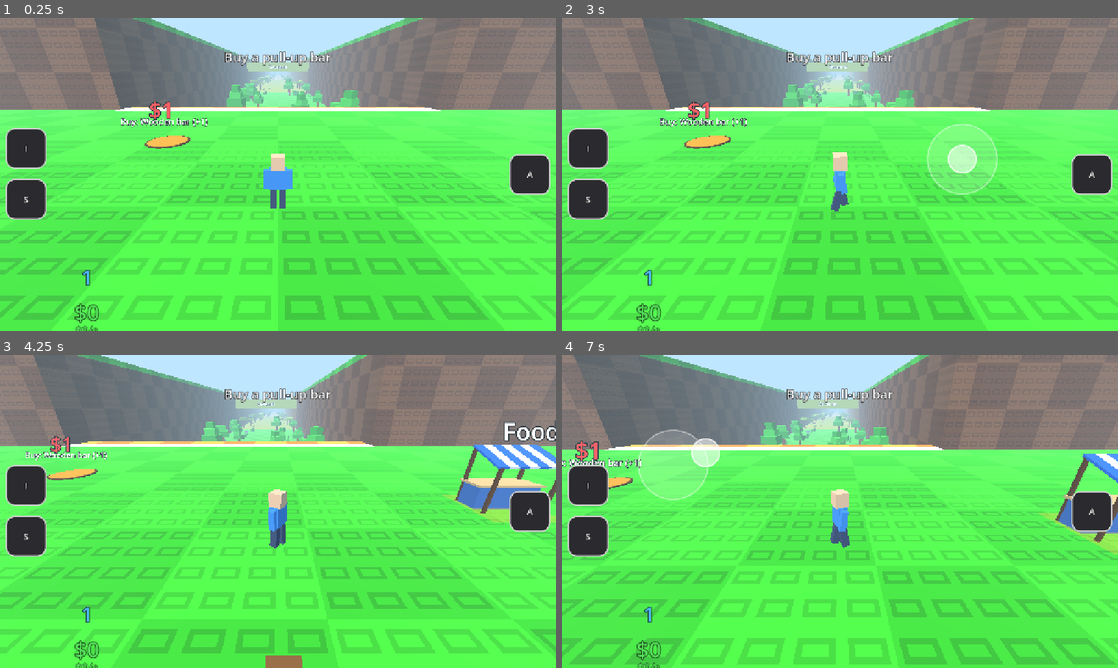
Above: before the commit, frames 1-4 (two rows, left to right).
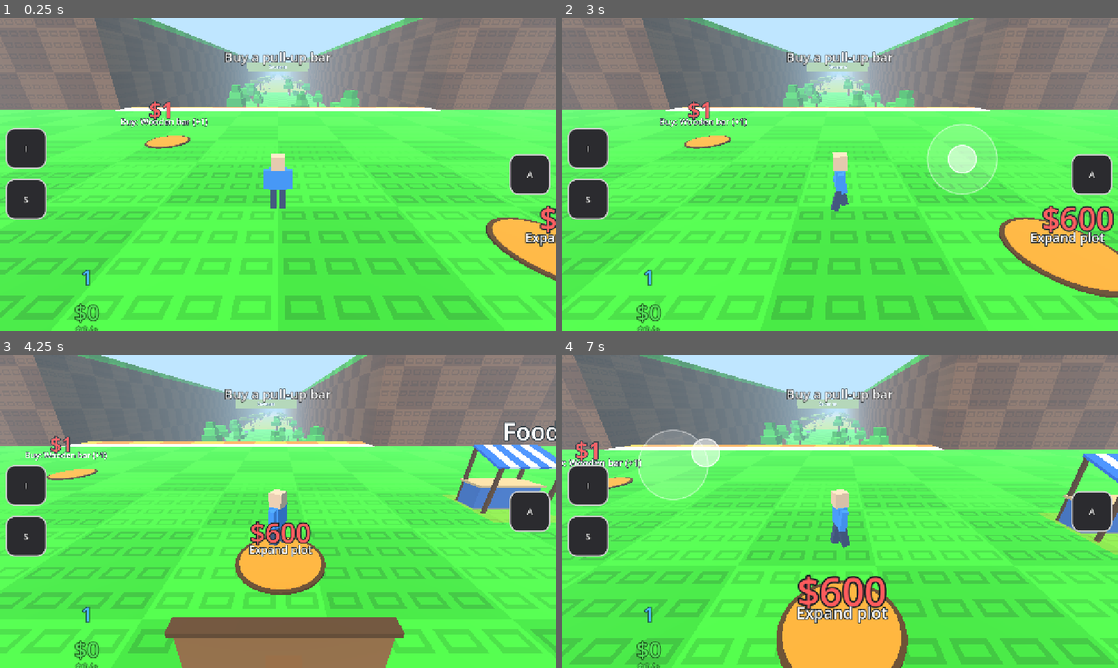
Above: after the commit, the same moments.

Repository: morrowelias9-create/feed-the-animals
Game: Godot game, scene res://scenes/main.tscn
Same seed, same stepped clock (60 frames per second), same inputs: the game is played once before the commit and once after it.
Inputs (mouse positions are in pixels of both pictures, inside the frame that each line leads up to):
- Up to frame 1 (0.25 s): no input
- Up to frame 2 (3 s): click "I" at 0.5 s; click "S" at 1.25 s; click "A" at 2 s; tap Enter at 2.75 s; move the mouse to (962, 158) at 2.77 s; hold D (move_right) from 2.78 s (still down); tap Space (action_main) at 2.85 s; click (962, 158) at 2.92 s
- Up to frame 3 (4.25 s): release D (move_right) at 3.5 s; drag from (166, 527) to (250, 574) at 3.52 s
- Up to frame 4 (7 s): move the mouse to (895, 442) at 4.27 s; hold D (move_right) 4.28-5 s; tap Space (action_main) at 4.35, 5.85 s; drag from (812, 574) to (673, 464) at 5.02 s; move the mouse to (1006, 558) at 5.77 s; hold A (move_left) 5.78-6.5 s; drag from (673, 464) to (756, 433) at 6.52 s

The runs differ from the first frame. In frame 1, 1.8% of the frame differs, in the area x 87-100%, y 60-84%; in frame 2, 4.2%; in frame 3, 9.0%, in the area x 29-73%, y 53-100%; in frame 4, 5.9%.

Commit message:
T16: расширение участка

Diff:
--- a/autoload/game.gd
+++ b/autoload/game.gd
@@ -539,6 +539,9 @@
 ## Покупает следующее расширение участка.
 func buy_slots() -> bool:
 	var level: int = _i("slots_level")
+	# T16: фактический максимум загона — 16 мест, даже если в таблице цен есть будущие уровни.
+	if total_slots() + UpgradeData.SLOTS_PER_LEVEL > WorldLayout.SLOT_COUNT:
+		return false
 	if level >= UpgradeData.SLOT_PRICES.size():
 		return false
 	if not _take(UpgradeData.SLOT_PRICES[level]):
--- a/autoload/loc.gd
+++ b/autoload/loc.gd
@@ -155,6 +155,11 @@
 	"food_selected_toast": {"ru": "Выбрано: %s", "en": "Selected: %s"},
 	"food_no_money": {"ru": "Не хватает денег", "en": "Not enough money"},
 
+	# Табличка расширения участка (T16)
+	"expand_capacity": {"ru": "%d > %d", "en": "%d > %d", "tr": "%d > %d"},
+	"expand_max": {"ru": "МАКС", "en": "MAX", "tr": "MAKS"},
+	"expand_pad_caption": {"ru": "Расширить участок", "en": "Expand plot", "tr": "Alanı genişlet"},
+
 	# Мутации размера
 	"size_1": {"ru": "Крупный", "en": "Big"},
 	"size_2": {"ru": "Большой", "en": "Large"},
--- a/scenes/main.gd
+++ b/scenes/main.gd
@@ -20,6 +20,7 @@
 var _food_tent: FoodTent
 var _bar_controller: BarController
 var _buy_pad: BuyPad
+var _expand_sign: ExpandSign
 
 
 func _ready() -> void:
@@ -48,6 +49,10 @@
 	_player = Player.new()
 	_player.name = "Player"
 	world.add_child(_player)
+	_expand_sign = ExpandSign.new()
+	_expand_sign.name = "ExpandSign"
+	_expand_sign.player = _player
+	world.add_child(_expand_sign)
 	_camera_rig = CameraRig.new()
 	_camera_rig.name = "CameraRig"
 	world.add_child(_camera_rig)
@@ -91,7 +96,8 @@
 	_throw_controller.camera_rig = _camera_rig
 	_throw_controller.hud = _hud
 	_throw_controller._meter = _hud.throw_meter
-	_router.action_pressed.connect(_throw_controller.action_pressed)
+	_router.action_pressed.connect(_on_action_pressed)
+	_expand_sign.throw_controller = _throw_controller
 	# Загон игрока (T11): звери в местах, замки на закрытых, «+$N» над зверями.
 	_slot_manager = SlotManager.new()
 	_slot_manager.name = "SlotManager"
@@ -113,6 +119,7 @@
 	_carry_controller.router = _router
 	_carry_controller.throw_controller = _throw_controller
 	_world.add_child(_carry_controller)
+	_expand_sign.carry_controller = _carry_controller
 	_throw_controller.carry_controller = _carry_controller
 	_throw_controller.reveal_completed.connect(_carry_controller.on_reveal_finished)
 
@@ -190,6 +197,13 @@
 	_world.add_child(_buy_pad)
 
 
+# Сначала проверяем действие у таблички; иначе передаём его обычному броску.
+func _on_action_pressed() -> void:
+	if _expand_sign != null and _expand_sign.try_activate():
+		return
+	_throw_controller.action_pressed()
+
+
 # Кнопка «Животные»: не во время броска, не с зверем в руках и не поверх другого окна.
 func _on_animals_pressed() -> void:
 	if _throw_controller.is_busy() or _carry_controller.is_carrying() or _sell_window.is_open() or _food_window.is_open():
--- /dev/null
+++ b/scripts/world/expand_sign.gd
@@ -0,0 +1,319 @@
+class_name ExpandSign
+extends Node3D
+## Табличка расширения участка (T16). Стоит на передней ограде своего загона,
+## лицевой стороной во двор (-Z), поэтому текст читается с камеры перед табличкой.
+## Игрок входит в зону 3x3 м перед табличкой или нажимает действие, стоя в зоне.
+
+const BOARD_SIZE: Vector3 = Vector3(2.4, 0.95, 0.14)
+const BOARD_CENTER_Y: float = 1.5
+const BOARD_Z: float = -0.28          # чуть впереди столбика ограды (25.8), чтобы не утопить доску
+const TRIM_SIZE: Vector3 = Vector3(2.52, 0.07, 0.2)
+const PRICE_PLATE_SIZE: Vector3 = Vector3(1.9, 0.4, 0.12)
+const PRICE_PLATE_Y: float = 0.82     # сразу под доской
+const TEXT_Z: float = -0.37           # перед лицевой гранью доски
+const PLATE_TEXT_Z: float = -0.36
+
+const POP_TIME: float = 0.48
+const SHAKE_TIME: float = 0.28
+const SHAKE_AMOUNT: float = 0.08
+const PAD_DISK_H: float = 0.06
+const PAD_RIM_EXTRA: float = 0.12
+
+const WOOD_DARK := Color("#654326")
+const WOOD := Color("#9A683B")
+const DARK_PLATE := Color("#292522")
+const PAW_COLOR := Color("#F2C14E")
+const PRICE_OK := Color("#65E36B")
+const PRICE_BAD := Color("#FF5555")
+const PAD_DISK := Color("#FF9A1F")
+const PAD_RIM := Color("#5E3A10")
+
+var player: Player
+var throw_controller: Node
+var carry_controller: Node
+
+var _board: Node3D
+var _numbers: Label3D
+var _price: Label3D
+var _price_plate: MeshInstance3D
+var _price_arrow: MeshInstance3D
+var _price_arrow_mat: StandardMaterial3D
+var _pad: Node3D
+var _pad_price: Label3D
+var _pad_caption: Label3D
+var _was_inside: bool = false
+var _pop_tween: Tween
+var _shake_tween: Tween
+var _pad_shake_tween: Tween
+
+
+func _ready() -> void:
+	position = WorldLayout.sign_position()
+	_build_sign()
+	_build_pad()
+	Game.money_changed.connect(_on_money_changed)
+	Game.slots_changed.connect(_on_slots_changed)
+	Loc.language_changed.connect(_update_text)
+	_update_text()
+
+
+func _process(_delta: float) -> void:
+	if player == null:
+		return
+	var inside := _in_zone()
+	if inside and not _was_inside:
+		_try_buy()
+	_was_inside = inside
+
+
+## true означает, что действие использовано табличкой и не должно запускать бросок.
+func try_activate() -> bool:
+	if player == null or not _in_zone():
+		return false
+	_try_buy()
+	return true
+
+
+func _in_zone() -> bool:
+	var pad: Vector3 = WorldLayout.sign_pad_position()
+	var dx: float = player.global_position.x - pad.x
+	var dz: float = player.global_position.z - pad.z
+	return Vector2(dx, dz).length() <= WorldLayout.SIGN_PAD_RADIUS
+
+
+func _can_buy() -> bool:
+	if throw_controller != null and throw_controller.is_busy():
+		return false
+	if carry_controller != null and carry_controller.is_carrying():
+		return false
+	return player == null or player.enabled
+
+
+func _try_buy() -> void:
+	if _at_max():
+		return
+	if not _can_buy():
+		return
+	if not Game.buy_slots():
+		_shake()
+
+
+func _at_max() -> bool:
+	return Game.total_slots() >= WorldLayout.SLOT_COUNT \
+			or Game.slots_level() >= UpgradeData.SLOT_PRICES.size()
+
+
+func _build_sign() -> void:
+	_board = Node3D.new()
+	_board.name = "Board"
+	add_child(_board)
+
+	_add_box(_board, Vector3(0.0, BOARD_CENTER_Y, BOARD_Z), BOARD_SIZE, WOOD, "WoodBoard")
+	_add_box(_board, Vector3(0.0, BOARD_CENTER_Y + BOARD_SIZE.y / 2.0, BOARD_Z), TRIM_SIZE, WOOD_DARK, "TopTrim")
+	_add_box(_board, Vector3(0.0, BOARD_CENTER_Y - BOARD_SIZE.y / 2.0, BOARD_Z), TRIM_SIZE, WOOD_DARK, "BottomTrim")
+
+	# Тёмная плашка с ценой висит под доской.
+	_price_plate = _add_box(_board, Vector3(0.0, PRICE_PLATE_Y, BOARD_Z), PRICE_PLATE_SIZE, DARK_PLATE, "PricePlate")
+
+	_add_paw_shape()
+	_numbers = _make_label("CapacityLabel", -0.1, BOARD_CENTER_Y, 48)
+	_price = _make_label("PriceLabel", -0.12, PRICE_PLATE_Y, 38, PRICE_OK)
+	_price_arrow_mat = _material(PRICE_OK, true)
+	_price_arrow = _add_triangle(
+		Vector3(0.5, PRICE_PLATE_Y, PLATE_TEXT_Z + 0.01), Vector2(0.2, 0.16), "PriceArrow"
+	)
+
+
+# Видимая кнопка на полу в зоне таблички: оранжевый диск с ободком, как у турника (T15a).
+func _build_pad() -> void:
+	_pad = Node3D.new()
+	_pad.name = "BuyPad"
+	_pad.position = WorldLayout.sign_pad_position() - position
+	add_child(_pad)
+	_add_cylinder(_pad, "PadRim", WorldLayout.SIGN_PAD_RADIUS + PAD_RIM_EXTRA, PAD_DISK_H, 0.0, PAD_RIM)
+	_add_cylinder(_pad, "PadTop", WorldLayout.SIGN_PAD_RADIUS, PAD_DISK_H, 0.02, PAD_DISK)
+
+	_pad_price = _make_pad_label("PadPriceLabel", 74, 12, 1.0)
+	_pad_caption = _make_pad_label("PadCaptionLabel", 32, 7, 0.42)
+
+
+func _make_pad_label(node_name: String, font_size: int, outline: int, height: float) -> Label3D:
+	var label := Label3D.new()
+	label.name = node_name
+	label.pixel_size = 0.01
+	label.font_size = font_size
+	label.outline_size = outline
+	label.modulate = Color.WHITE
+	label.outline_modulate = Color.BLACK
+	label.billboard = BaseMaterial3D.BILLBOARD_ENABLED
+	label.position = _pad.position + Vector3(0.0, height, 0.0)
+	add_child(label)
+	return label
+
+
+func _add_cylinder(parent: Node3D, node_name: String, radius: float, height: float, lift: float, color: Color) -> void:
+	var mesh := CylinderMesh.new()
+	mesh.top_radius = radius
+	mesh.bottom_radius = radius
+	mesh.height = height
+	mesh.radial_segments = 32
+	mesh.rings = 1
+	var inst := MeshInstance3D.new()
+	inst.name = node_name
+	inst.mesh = mesh
+	inst.material_override = _material(color)
+	inst.position = Vector3(0.0, height / 2.0 + lift, 0.0)
+	inst.cast_shadow = GeometryInstance3D.SHADOW_CASTING_SETTING_OFF
+	parent.add_child(inst)
+
+
+func _add_paw_shape() -> void:
+	# Лапа-заглушка слева от цифр (с камеры со стороны двора местная +X это левый край).
+	_add_ellipsoid(Vector3(0.86, 1.44, TEXT_Z + 0.01), Vector3(0.115, 0.08, 0.025), PAW_COLOR, "PawPad")
+	var toe_x: Array[float] = [0.99, 0.905, 0.815, 0.73]
+	for i in 4:
+		var y: float = 1.58 + (0.02 if i == 1 or i == 2 else 0.0)
+		_add_ellipsoid(Vector3(toe_x[i], y, TEXT_Z + 0.01), Vector3(0.042, 0.058, 0.022), PAW_COLOR, "PawToe%d" % i)
+
+
+func _make_label(node_name: String, x: float, y: float, font_size: int, color: Color = Color.WHITE) -> Label3D:
+	var label := Label3D.new()
+	label.name = node_name
+	label.pixel_size = 0.01
+	label.font_size = font_size
+	label.outline_size = 10
+	label.modulate = color
+	label.outline_modulate = Color.BLACK
+	label.horizontal_alignment = HORIZONTAL_ALIGNMENT_CENTER
+	label.vertical_alignment = VERTICAL_ALIGNMENT_CENTER
+	label.double_sided = false       # с обратной стороны надписи не видно, зеркального текста нет
+	label.rotation.y = PI            # лицевая сторона Label3D (+Z) развёрнута во двор (-Z)
+	label.position = Vector3(x, y, TEXT_Z)
+	_board.add_child(label)
+	return label
+
+
+func _update_text() -> void:
+	if _numbers == null or _price == null:
+		return
+	if _at_max():
+		_numbers.text = Loc.t("expand_max")
+		_price.text = ""
+		_price_plate.visible = false
+		_price_arrow.visible = false
+		_pad.visible = false
+		_pad_price.visible = false
+		_pad_caption.visible = false
+		return
+	var current: int = Game.total_slots()
+	var next: int = current + UpgradeData.SLOTS_PER_LEVEL
+	var cost: float = UpgradeData.SLOT_PRICES[Game.slots_level()]
+	_numbers.text = Loc.t("expand_capacity") % [current, next]
+	_price.text = NumFmt.money(cost)
+	var color: Color = PRICE_OK if Game.money() >= cost else PRICE_BAD
+	_price.modulate = color
+	_price_arrow_mat.albedo_color = color
+	_price_plate.visible = true
+	_price_arrow.visible = true
+	_pad.visible = true
+	_pad_price.text = NumFmt.money(cost)
+	_pad_price.modulate = color
+	_pad_caption.text = Loc.t("expand_pad_caption")
+	_pad_price.visible = true
+	_pad_caption.visible = true
+
+
+func _on_money_changed(_value: float) -> void:
+	_update_text()
+
+
+func _on_slots_changed() -> void:
+	_update_text()
+	_pop()
+
+
+func _pop() -> void:
+	if _pop_tween != null and _pop_tween.is_valid():
+		_pop_tween.kill()
+	_board.scale = Vector3(0.86, 0.86, 0.86)
+	_pop_tween = create_tween()
+	_pop_tween.tween_property(_board, "scale", Vector3.ONE, POP_TIME).set_trans(Tween.TRANS_ELASTIC).set_ease(Tween.EASE_OUT)
+	if _pad != null:
+		_pad.scale = Vector3(0.3, 1.0, 0.3)
+		_pop_tween.parallel().tween_property(_pad, "scale", Vector3.ONE, POP_TIME).set_trans(Tween.TRANS_ELASTIC).set_ease(Tween.EASE_OUT)
+
+
+func _shake() -> void:
+	if _shake_tween != null and _shake_tween.is_valid():
+		_shake_tween.kill()
+	_board.position.x = 0.0
+	_shake_tween = create_tween()
+	for offset in [SHAKE_AMOUNT, -SHAKE_AMOUNT, SHAKE_AMOUNT * 0.55, -SHAKE_AMOUNT * 0.55, 0.0]:
+		_shake_tween.tween_property(_board, "position:x", float(offset), SHAKE_TIME / 5.0)
+	if _pad != null:
+		if _pad_shake_tween != null and _pad_shake_tween.is_valid():
+			_pad_shake_tween.kill()
+		_pad.position.x = 0.0
+		_pad_shake_tween = create_tween()
+		for offset in [SHAKE_AMOUNT * 2.0, -SHAKE_AMOUNT * 2.0, SHAKE_AMOUNT, 0.0]:
+			_pad_shake_tween.tween_property(_pad, "position:x", float(offset), SHAKE_TIME / 4.0)
+
+
+func _add_box(parent: Node3D, center: Vector3, size: Vector3, color: Color, node_name: String) -> MeshInstance3D:
+	var mesh := BoxMesh.new()
+	mesh.size = size
+	var inst := MeshInstance3D.new()
+	inst.name = node_name
+	inst.mesh = mesh
+	inst.material_override = _material(color)
+	inst.position = center
+	inst.cast_shadow = GeometryInstance3D.SHADOW_CASTING_SETTING_OFF
+	parent.add_child(inst)
+	return inst
+
+
+func _add_ellipsoid(center: Vector3, scale_value: Vector3, color: Color, node_name: String) -> void:
+	var mesh := SphereMesh.new()
+	mesh.radius = 0.5
+	mesh.height = 1.0
+	var inst := MeshInstance3D.new()
+	inst.name = node_name
+	inst.mesh = mesh
+	inst.scale = scale_value * 2.0
+	inst.position = center
+	inst.material_override = _material(color)
+	inst.cast_shadow = GeometryInstance3D.SHADOW_CASTING_SETTING_OFF
+	_board.add_child(inst)
+
+
+# Плоский треугольник-стрелка вверх для плашки цены (без шрифтовых символов).
+func _add_triangle(center: Vector3, size: Vector2, node_name: String) -> MeshInstance3D:
+	var hw: float = size.x * 0.5
+	var hh: float = size.y * 0.5
+	var arrays: Array = []
+	arrays.resize(Mesh.ARRAY_MAX)
+	arrays[Mesh.ARRAY_VERTEX] = PackedVector3Array([
+		Vector3(-hw, -hh, 0.0), Vector3(hw, -hh, 0.0), Vector3(0.0, hh, 0.0)
+	])
+	arrays[Mesh.ARRAY_NORMAL] = PackedVector3Array([
+		Vector3(0.0, 0.0, -1.0), Vector3(0.0, 0.0, -1.0), Vector3(0.0, 0.0, -1.0)
+	])
+	var mesh := ArrayMesh.new()
+	mesh.add_surface_from_arrays(Mesh.PRIMITIVE_TRIANGLES, arrays)
+	var inst := MeshInstance3D.new()
+	inst.name = node_name
+	inst.mesh = mesh
+	inst.material_override = _price_arrow_mat
+	inst.position = center
+	inst.cast_shadow = GeometryInstance3D.SHADOW_CASTING_SETTING_OFF
+	_board.add_child(inst)
+	return inst
+
+
+func _material(color: Color, double_side: bool = false) -> StandardMaterial3D:
+	var mat := StandardMaterial3D.new()
+	mat.albedo_color = color
+	mat.roughness = 0.85
+	if double_side:
+		mat.cull_mode = BaseMaterial3D.CULL_DISABLED
+	return mat
--- a/scripts/world/world_layout.gd
+++ b/scripts/world/world_layout.gd
@@ -54,9 +54,12 @@
 const PEN_WALK_MARGIN: float = 0.5       # отступ от ограды при ходьбе
 const PEN_INNER_MARGIN: float = 0.6      # отступ от боковых и задней оград внутри загона
 
-# Табличка расширения (перед загоном)
+# Табличка расширения (на передней ограде своего загона, справа от проёма)
 const SIGN_X: float = 7.0
-const SIGN_Z: float = 18.0
+const SIGN_Z: float = PLOT_Z_FRONT
+const SIGN_ZONE_SIZE: float = 3.0
+const SIGN_PAD_RADIUS: float = 1.2
+const SIGN_PAD_DISTANCE: float = 4.0
 
 # Лавка продажи (T12a): слева от загона игрока, на дворе перед участком. Зона входа 3x3 м вокруг точки.
 const SELL_STAND_X: float = -17.0
@@ -179,6 +182,22 @@
 	return Vector3(SIGN_X, 0.0, SIGN_Z)
 
 
+## Зона покупки 3x3 м перед табличкой: со стороны двора, не заходя в загон.
+## Диск стоит в 4 м от ограды, чтобы подписи кнопки не закрывали саму табличку.
+static func sign_zone_rect() -> Rect2:
+	var center_z: float = SIGN_Z - SIGN_PAD_DISTANCE
+	return Rect2(
+		Vector2(SIGN_X - SIGN_ZONE_SIZE / 2.0, center_z - SIGN_ZONE_SIZE / 2.0),
+		Vector2(SIGN_ZONE_SIZE, SIGN_ZONE_SIZE)
+	)
+
+
+## Видимая кнопка-диск на полу в центре зоны таблички (как у турника, T15a).
+static func sign_pad_position() -> Vector3:
+	var c: Vector2 = sign_zone_rect().get_center()
+	return Vector3(c.x, 0.0, c.y)
+
+
 ## Центр лавки продажи (T12a).
 static func sell_stand_position() -> Vector3:
 	return Vector3(SELL_STAND_X, 0.0, SELL_STAND_Z)
--- a/tests/run_tests.gd
+++ b/tests/run_tests.gd
@@ -60,6 +60,8 @@
 	_test_sell_logic()
 	print("== T14, T15, T15a: турники и палатка")
 	_test_bars()
+	print("== T16: расширение участка")
+	_test_slot_expansion()
 
 	_restore_save(backup)
 	print("")
@@ -718,3 +720,36 @@
 	_check("двор: игрок не выходит за стены и за линию z = 0", yard.x <= WorldLayout.YARD_HALF_W and yard.z >= 0.0)
 	_check("in_player_pen: центр загона да, двор перед ним нет",
 		WorldLayout.in_player_pen(Vector3(0.0, 0.0, 35.0), 0) and not WorldLayout.in_player_pen(Vector3(0.0, 0.0, 20.0), 0))
+
+
+func _test_slot_expansion() -> void:
+	var sign_pos: Vector3 = WorldLayout.sign_position()
+	var zone: Rect2 = WorldLayout.sign_zone_rect()
+	var pen: Rect2 = WorldLayout.pen_rect_for_level(0)
+	_check("табличка стоит на передней ограде своего участка",
+		_near(sign_pos.z, WorldLayout.PLOT_Z_FRONT) and sign_pos.x > WorldLayout.PEN_GATE_W / 2.0
+		and pen.position.x < sign_pos.x and sign_pos.x < pen.end.x)
+	_check("зона таблички 3x3 м во дворе перед оградой, не в загоне",
+		_near(zone.size.x, 3.0) and _near(zone.size.y, 3.0)
+		and zone.end.y <= WorldLayout.PLOT_Z_FRONT and zone.position.y < WorldLayout.PLOT_Z_FRONT)
+	var pad: Vector3 = WorldLayout.sign_pad_position()
+	var pad_rect := Rect2(
+		Vector2(pad.x - WorldLayout.SIGN_PAD_RADIUS, pad.z - WorldLayout.SIGN_PAD_RADIUS),
+		Vector2(WorldLayout.SIGN_PAD_RADIUS * 2.0, WorldLayout.SIGN_PAD_RADIUS * 2.0)
+	)
+	_check("кнопка-диск стоит в центре зоны таблички и помещается в неё",
+		_near(pad.x, zone.get_center().x) and _near(pad.z, zone.get_center().y)
+		and zone.encloses(pad_rect) and WorldLayout.player_bounds().intersects(pad_rect))
+	_check("зона таблички не пересекается с турником, лавкой и палаткой",
+		not zone.intersects(WorldLayout.bar_zone_rect()) and not zone.intersects(WorldLayout.sell_zone_rect())
+		and not zone.intersects(WorldLayout.food_zone_rect()))
+
+	_fresh()
+	_game.add_money(1.0e15)
+	var bought: int = 0
+	while bought < 10 and _game.buy_slots():
+		bought += 1
+	_check("расширений ровно 6: слотов 16, уровень 6", bought == 6
+		and _game.total_slots() == WorldLayout.SLOT_COUNT and _game.slots_level() == 6)
+	_check("на максимуме buy_slots возвращает false и не списывает деньги",
+		not _game.buy_slots() and _game.slots_level() == 6)
Not shown, added: scripts/world/expand_sign.gd.uid
Not shown, changed: docs/PROGRESS.md
